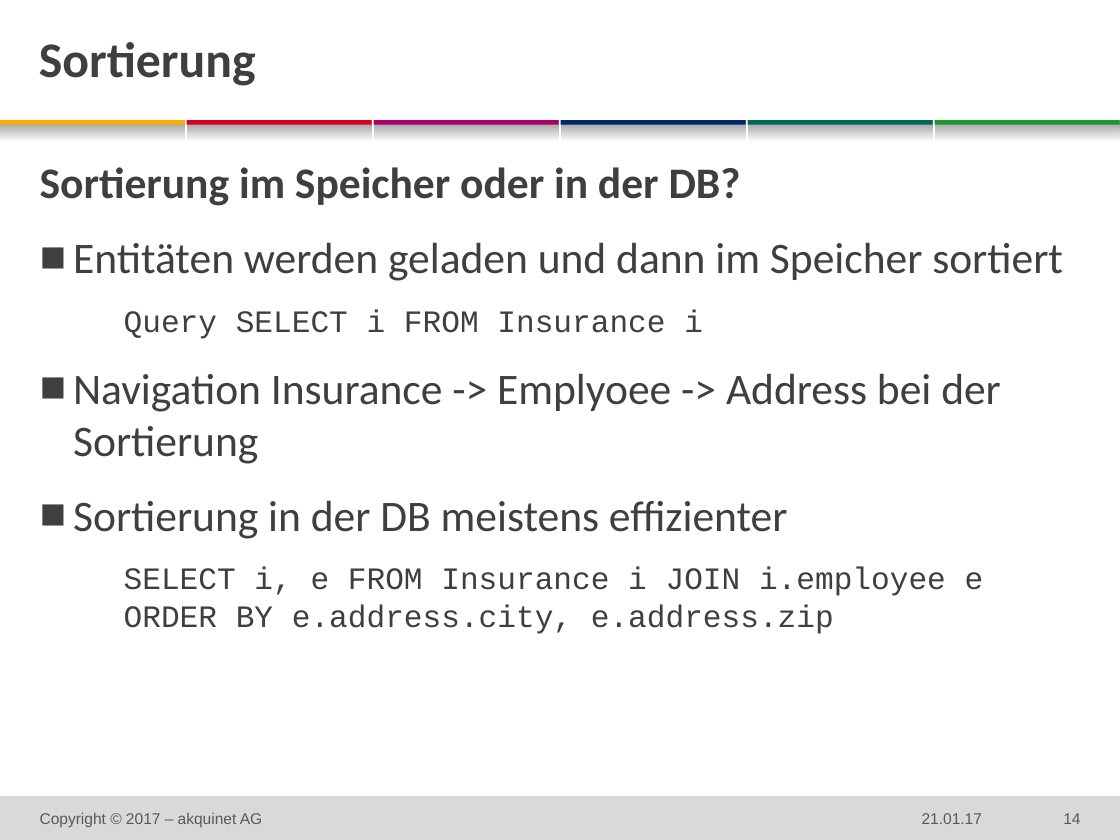
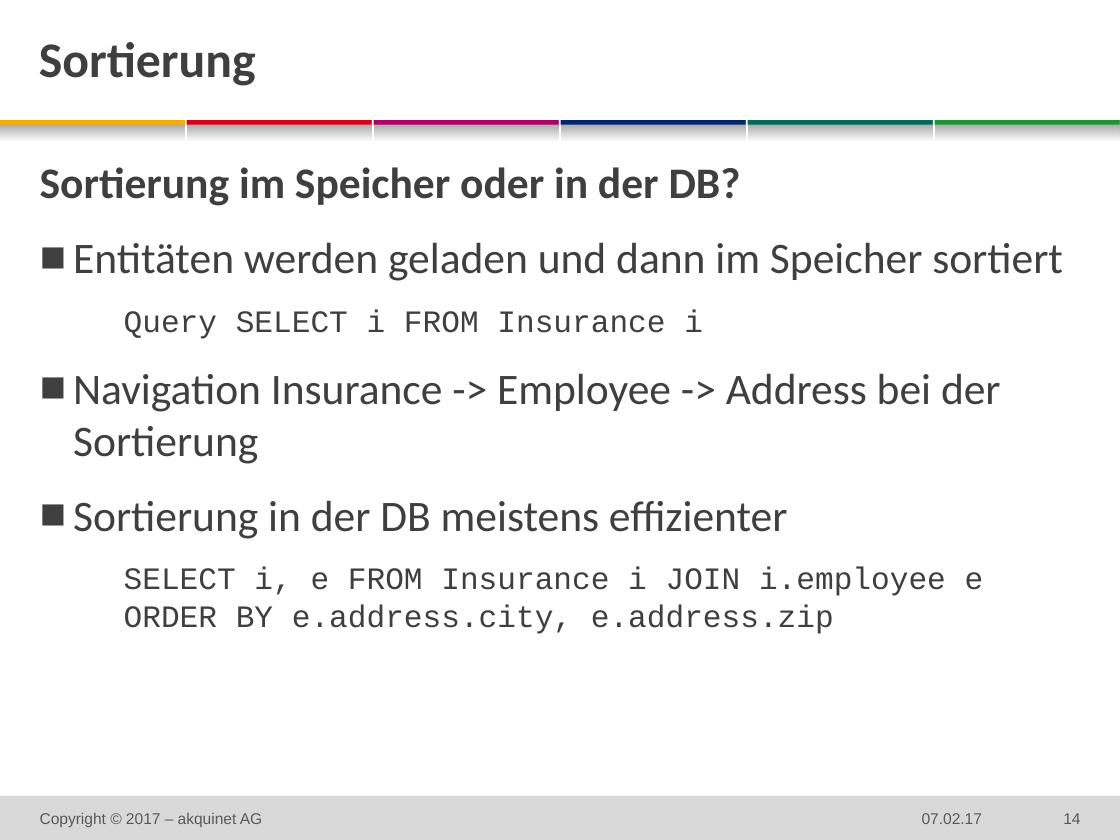
Before and after one commit to techatspree/jpapitfalls, a slide deck: slide 14 of 2016-xx-xx DF JPA Pitfalls.pptx. Drawn at 1120x840 pixels with LibreOffice and Linux fonts; fonts in the diff are those of the drawing; background and template pictures are left out. Boxes give left, top, right and bottom in pixels: in the first picture for what was removed or moved away, otherwise in the second. Text is boxed around its words. In the diff, an @@ line names an element or a change of style, - is before the commit and + after.

Commit message:
typos

```diff
--- a/2016-xx-xx DF JPA Pitfalls.pptx
+++ b/2016-xx-xx DF JPA Pitfalls.pptx
@@ text at <box>73,373,1001,464</box>: text changed @@
-  ■ Navigation Insurance -> Emplyoee -> Address bei der Sortierung
+  ■ Navigation Insurance -> Employee -> Address bei der Sortierung
@@ text at <box>922,813,982,824</box>: text changed @@
-21.01.17
+07.02.17
```
Also in this commit, not shown: 16 other slides changed.
